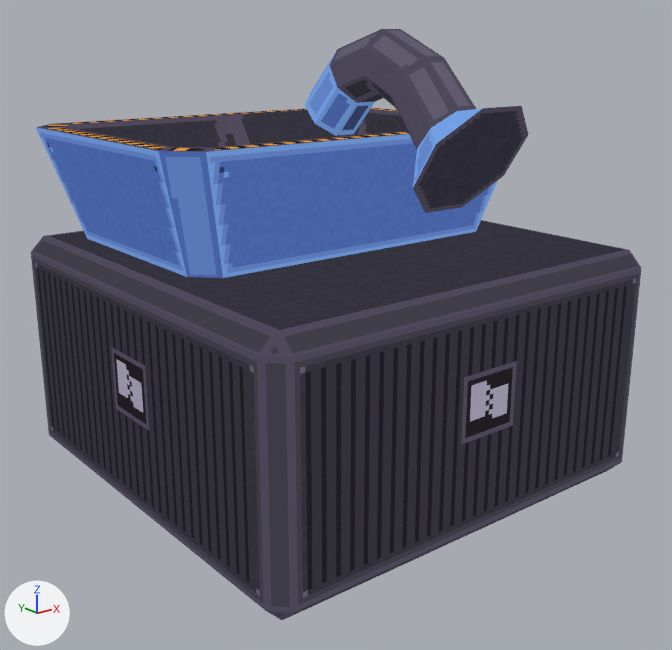
Before and after pictures for a commit that changed the glTF model art/out/scrapper.glb.
Camera for both pictures: a 50 mm lens placed at (-3.03, -2.72, 1.44), pointed at (-0.5, 0.43, 0.18). Arrows for +X, +Y and +Z are at lower left; the lights stay in place. The older version comes first. Vertices at exactly the same position are counted once.

The first picture shows 'scrapper_body'.
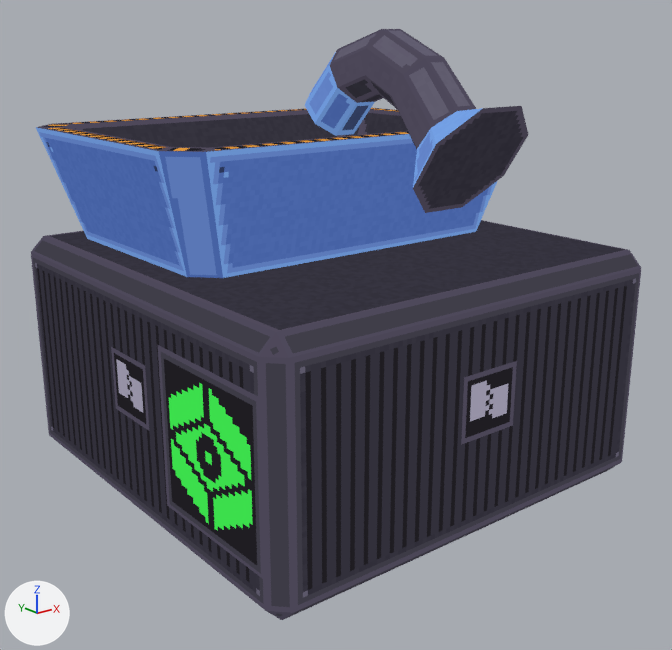
What differs and where, as boxes (x1, y1, x2, y2) in the pictures (672 x 650 px):
part 1 of me_scrapper_body, added
    after: (158, 345, 263, 579)
part 2 of me_scrapper_body, surface changed
    both: (79, 110, 341, 147)

The change, as a diff of the scene's bpy script:
```diff
--- a/art/out/scrapper.glb.py
+++ b/art/out/scrapper.glb.py
@@ me_scrapper_body @@
 # used by ob_scrapper_body; location = (0.0, 0.0, 0.0)
 # verts and faces of me_scrapper_body; kept vertices keep their numbers, new ones are numbered from 108
-me_scrapper_body.from_pydata(...)  # 108 vertices, 186 faces; spans x -1.5..0.5, y -0.5..1.5, z -0.5..1.46
+me_scrapper_body.from_pydata(...)  # 112 vertices, 188 faces; spans x -1.5..0.5, y -0.5..1.5, z -0.5..1.46
+# me_scrapper_body part 1
+verts[108] = (-1.5, 0.23, -0.31)  # pixel (167, 505)
+verts[109] = (-1.5, -0.43, -0.31)  # pixel (263, 579)
+verts[110] = (-1.5, -0.43, 0.35)  # pixel (258, 396)
+verts[111] = (-1.5, 0.23, 0.35)  # pixel (157, 344)
+faces += [(108, 109, 110), (108, 110, 111)]
+# me_scrapper_body part 2: 12 kept faces spanning x -1.25..0.45, y 0.22..1.38, z 0.55..1.05 get new texture (UV) coordinates
 me_scrapper_body.materials.append(mat_scrapper)
```
